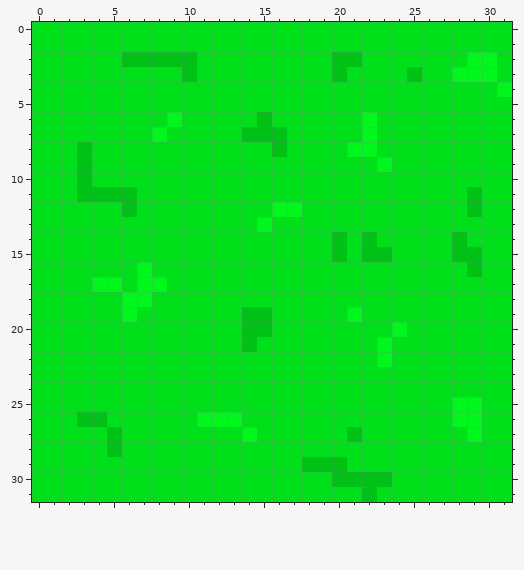
A pixel-art sprite gets an edit: src/Samurai.Client.Wp7/Samurai.Client.Wp7/Samurai.Client.Wp7Content/Textures/grass.png. The picture above was drawn from the file before the commit.
The file is 32x32 pixels.
The result:
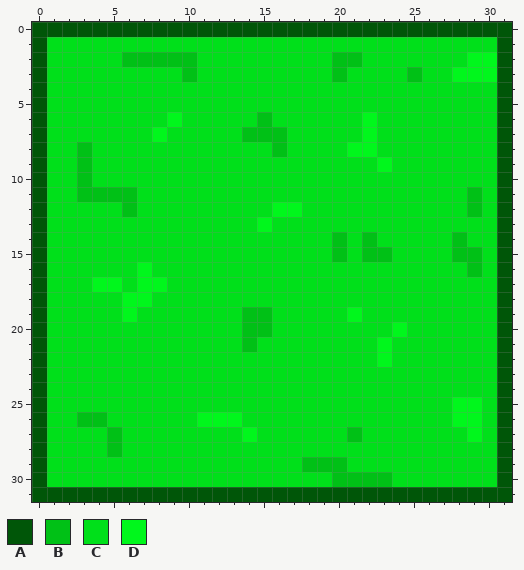
Palette (. is transparent): A #005608  B #00c116  C #00e01a  D #00f71c
What changed:
Colour B gives way to colour A in row 31 at x 22.
Colour C gives way to colour A in row 0 at x 0 to 31; in rows 1 to 3 at x 0 and 31; in row 4 at x 0; in rows 5 to 30 at x 0 and 31; in row 31 at x 0 to 21 and 23 to 31.
Colour D gives way to colour A in row 4 at x 31.
Boxes around the changes in both pictures, in picture pixels (x1, y1, x2, y2):
changed: (32, 22, 512, 502)
